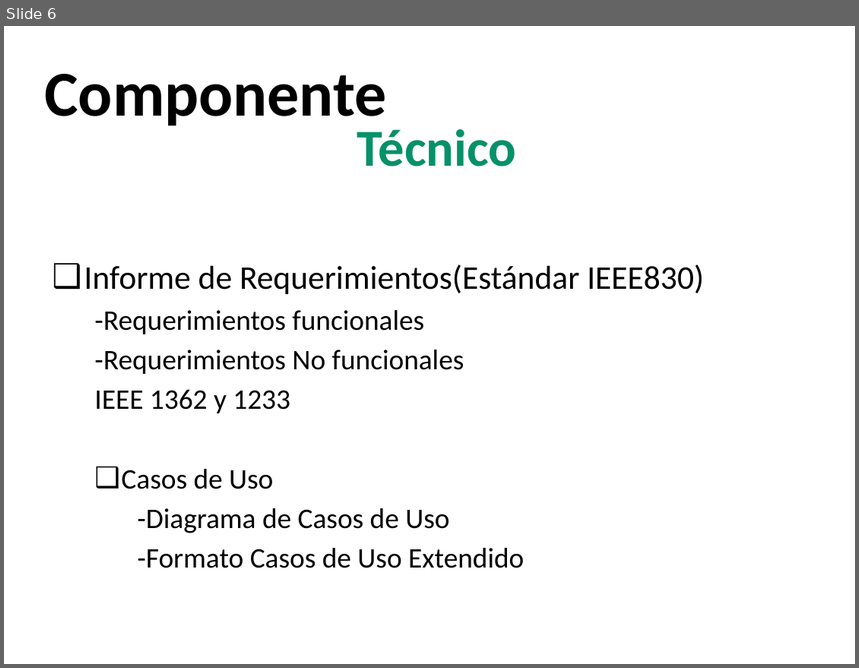
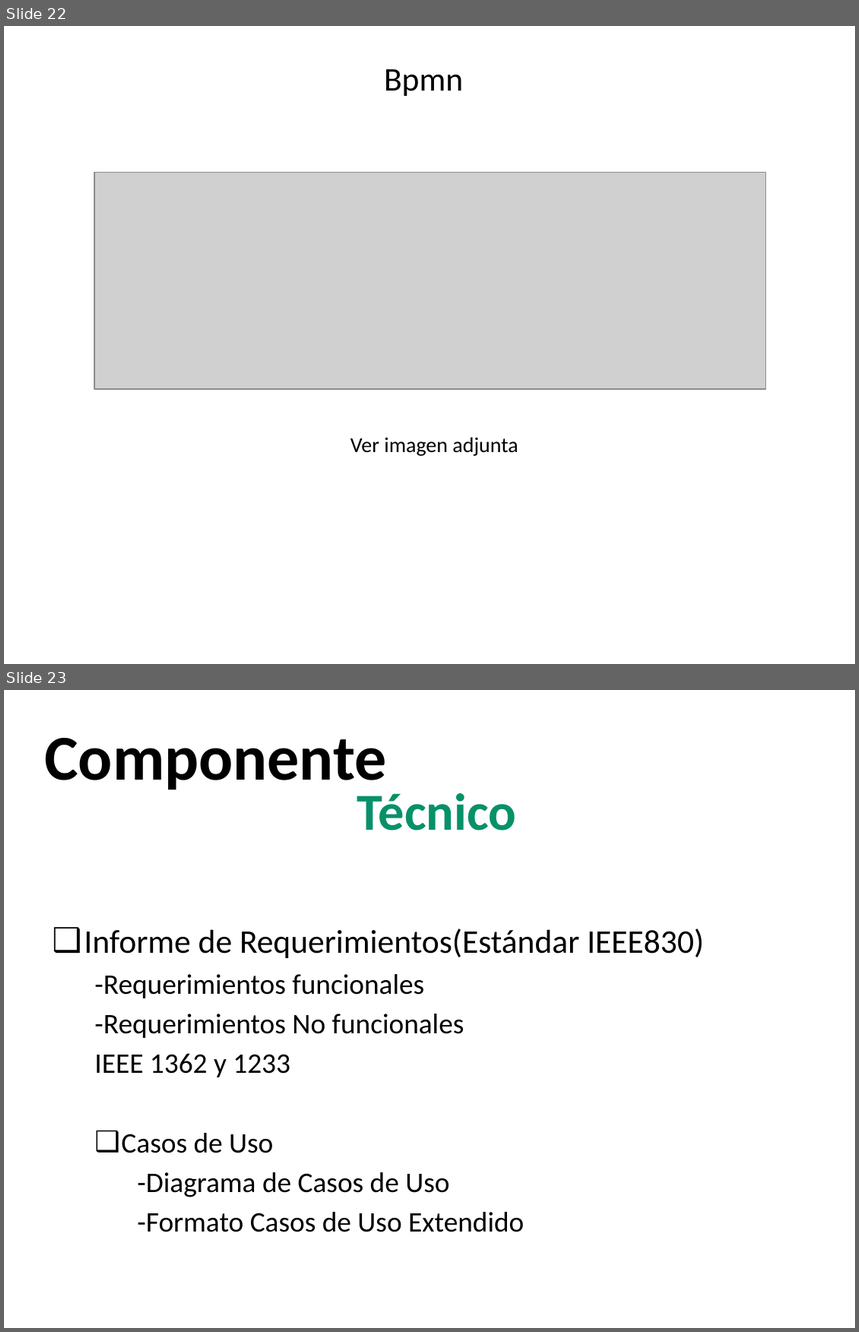
Before and after one commit to Qrlean/Proyecto, a slide deck: presentacionProyecto.pptx. Shown one above the other, each under a label of ours: slide 6 before the commit, slides 22 and 23 after it. The pictures are 859x668 and 859x1332 pixels, drawn with LibreOffice and Linux fonts; fonts in the diff are those of the drawing; grey boxes stand for pictures; background and template pictures are left out. Boxes give left, top, right and bottom in pixels: in the first picture for what was removed or moved away, otherwise in the second. Text is boxed around its words. In the diff, an @@ line names an element or a change of style, - is before the commit and + after.

```diff
--- a/presentacionProyecto.pptx
+++ b/presentacionProyecto.pptx
@@ slide 22 added at (4,26,855,664), background picture (left out) @@
@@ text added at (384,69,463,96), 28 pt, text #000000 @@
+Bpmn
@@ picture added at (94,173,766,389) @@
@@ text added at (351,437,518,456), 18 pt, text #000000 @@
+Ver imagen adjunta
@@ what was slide 6 is now slide 23 @@
```
Also in this commit, not shown: 1 slide changed, 16 other slides added, 3 other files.
